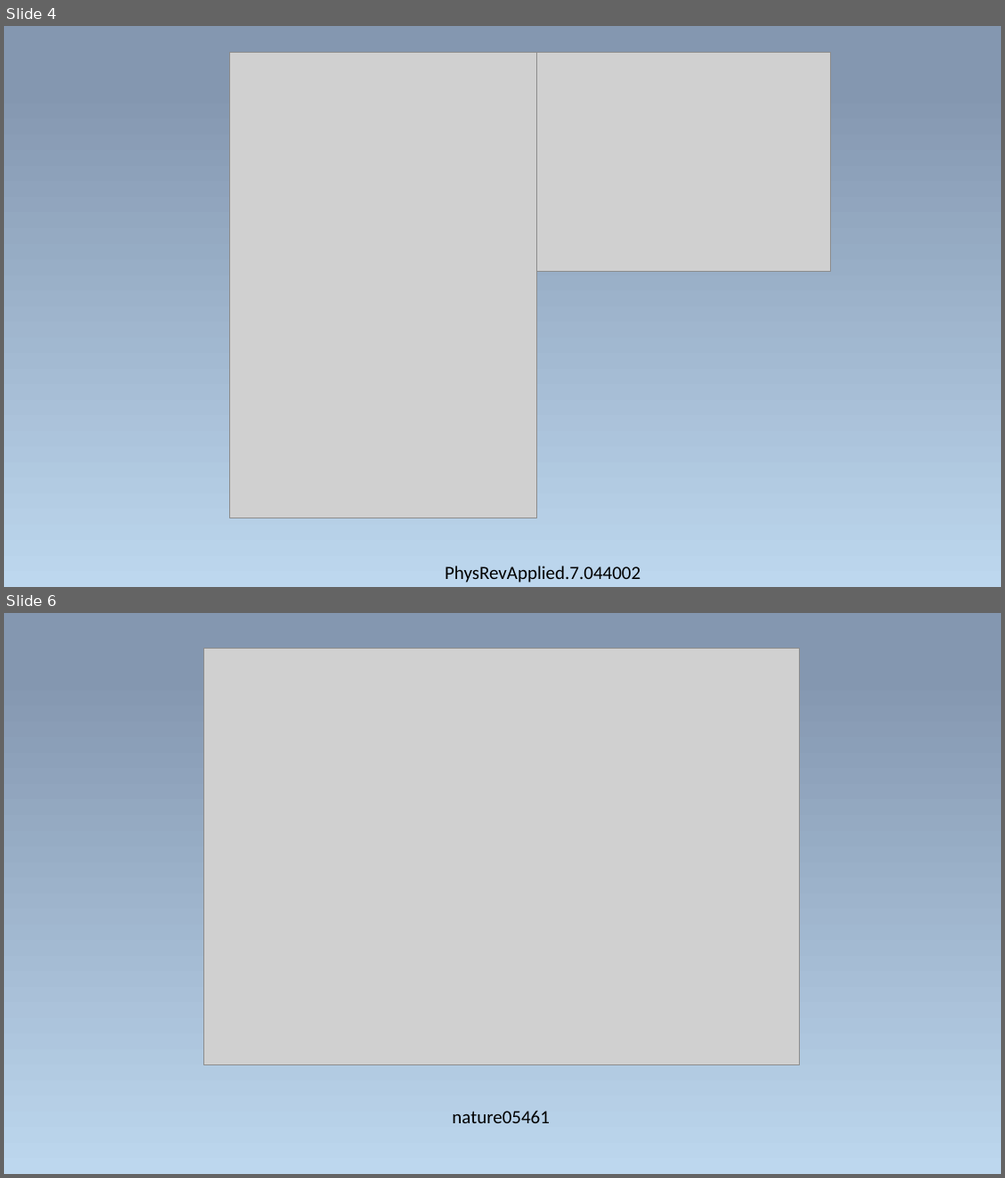
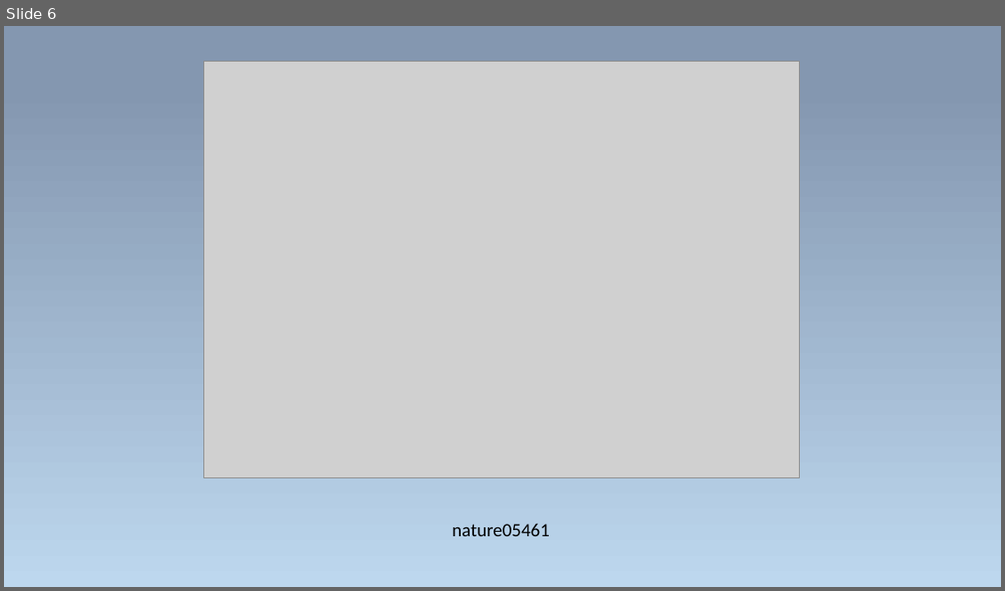
Before and after one commit to Yihhao/JCM, a slide deck: fig/report.pptx. Shown one above the other, each under a label of ours: slides 4 and 6 before the commit, slide 6 after it; the slides between them are not shown. The pictures are 1005x1178 and 1005x591 pixels, drawn with LibreOffice and Linux fonts; fonts in the diff are those of the drawing; grey boxes stand for pictures. Boxes give left, top, right and bottom in pixels: in the first picture for what was removed or moved away, otherwise in the second. Text is boxed around its words. In the diff, an @@ line names an element or a change of style, - is before the commit and + after.

```diff
--- a/fig/report.pptx
+++ b/fig/report.pptx
@@ slide 4 removed at [4,26,1001,587], background gradient #8497B0 to #BDD7EE @@
@@ picture removed at [230,53,537,518] @@
@@ picture removed at [537,53,830,272] @@
@@ text removed at [445,565,640,582] @@
-PhysRevApplied.7.044002
```
Also in this commit, not shown: 2 slides added, 2 other slides removed, 16 other files.
